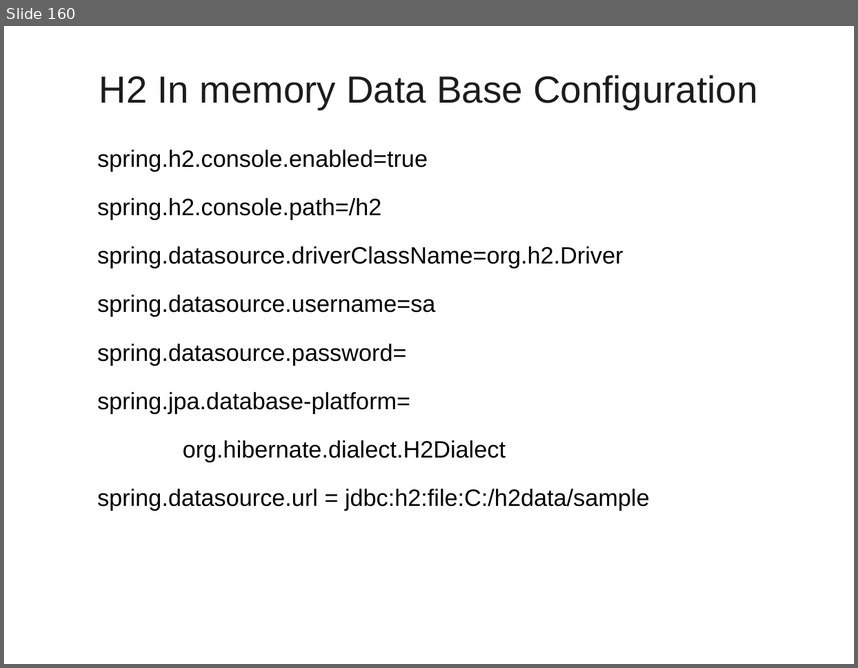
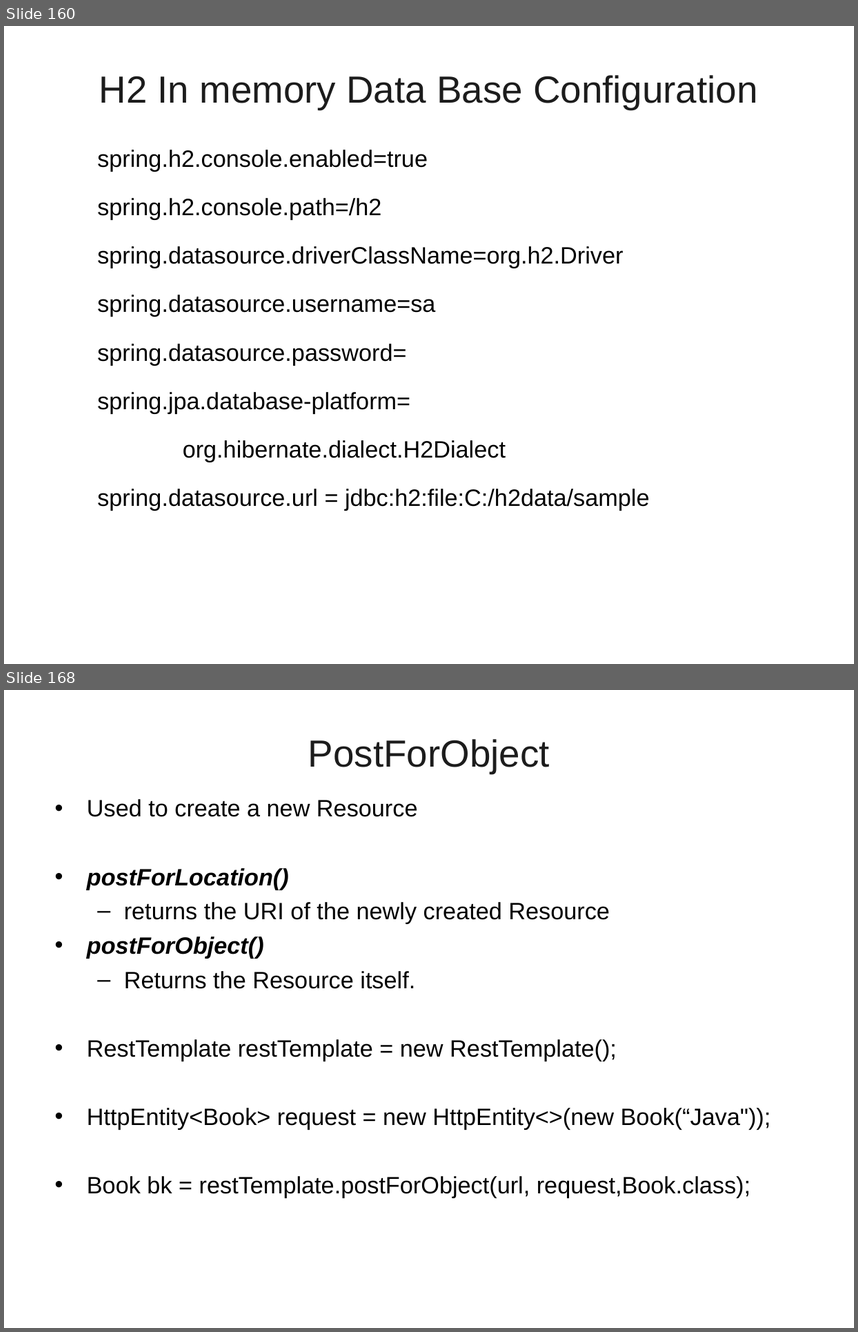
Before and after one commit to vatsanTraining/corejava, a slide deck: SpringBoot_Module1.ppt. Shown one above the other, each under a label of ours: slide 160 before the commit, slides 160 and 168 after it; the slides between them are not shown. The pictures are 858x668 and 858x1332 pixels, drawn with LibreOffice and Linux fonts; fonts in the diff are those of the drawing; background and template pictures are left out. Boxes give left, top, right and bottom in pixels: in the first picture for what was removed or moved away, otherwise in the second. Text is boxed around its words. In the diff, an @@ line names an element or a change of style, - is before the commit and + after.

```diff
--- a/SpringBoot_Module1.ppt
+++ b/SpringBoot_Module1.ppt
@@ slide 168 added at [4, 690, 854, 1328], background picture (left out) @@
@@ title added at [308, 739, 550, 773], 32 pt, text #1C1C1C @@
+PostForObject
@@ text added at [87, 799, 771, 1198], 20 pt, text #000000 @@
+• Used to create a new Resource
+• postForLocation()
+  – returns the URI of the newly created Resource
+• postForObject()
+  – Returns the Resource itself.
+• RestTemplate restTemplate = new RestTemplate();
+• HttpEntity<Book> request = new HttpEntity<>(new Book(“Java"));
+• Book bk = restTemplate.postForObject(url, request,Book.class);
```
Also in this commit, not shown: 15 other slides added.
